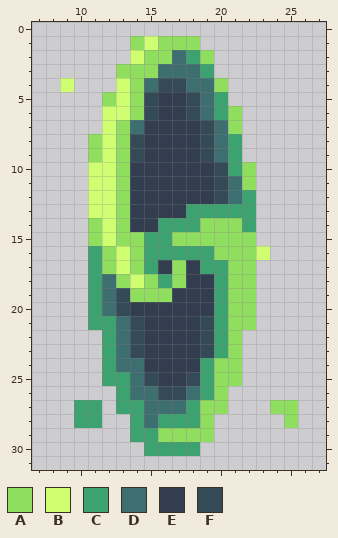
Two states of a pixel-art sprite, graphics/assets/portal/2.png. Above is the file before it was changed.
The file is 64x64 pixels, drawn in blocks of 2x2; one block is one cell here. Shown: x 7..27, y 0..31.
Palette (. is transparent): A #8fde5d  B #cfff70  C #3ca370  D #3d6e70  E #323e4f  F #354a57
The same view after the edit:
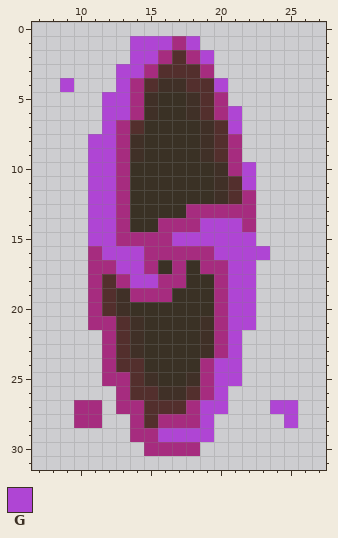
Colours new in this view: G #af45d4
Diff:
@@ palette @@
-C #3ca370
+C #a62c7f
-D #3d6e70
+D #532f2d
-E #323e4f
+E #3a3125
-F #354a57
+F #403027
@@ x 7..27 @@
  0 .....................
- 1 .......ABAAA.........
- 2 .......BAADCA........
- 3 ......AAADDDC........
- 4 ..B...BADFFDDA.......
- 5 .....ABAFEEFDC.......
- 6 .....BBAFEEFDCA......
- 7 .....BADEEEEFDA......
- 8 ....ABAFEEEEFDC......
- 9 ....ABAFEEEEFDC......
-10 ....BBAEEEEEEFCA.....
-11 ....BBAEEEEEEFDA.....
-12 ....BBAEEEEEEFDC.....
-13 ....BBAEEEECCCCC.....
-14 ....ABAEECCCAAAC.....
-15 ....ABAACCAAAAAA.....
-16 ....CABACCCCCAAAB....
-17 ....CABACEAECCAA.....
-18 ....CDABACAEECAA.....
-19 ....CDFAAAEEECAA.....
-20 ....CDFEEEEEECAA.....
-21 ....CCDFEEEEFCAA.....
-22 .....CDFEEEEFCA......
-23 .....CDFEEEEFCA......
-24 .....CDDEEEECAA......
-25 .....CCDFEEFCAA......
-26 ......CDDFFDCA.......
-27 ...CC.CCDDDCAA...AA..
-28 ...CC..CDCCCA.....A..
-29 .......CCAAAA........
+ 1 .......GGGCG.........
+ 2 .......GGCDCG........
+ 3 ......GGCDDDC........
+ 4 ..G...GCDFFDDG.......
+ 5 .....GGCFEEFDC.......
+ 6 .....GGCFEEFDCG......
+ 7 .....GCDEEEEFDG......
+ 8 ....GGCFEEEEFDC......
+ 9 ....GGCFEEEEFDC......
+10 ....GGCEEEEEEFCG.....
+11 ....GGCEEEEEEFDG.....
+12 ....GGCEEEEEEFDC.....
+13 ....GGCEEEECCCCC.....
+14 ....GGCEECCCGGGC.....
+15 ....GGCCCCGGGGGG.....
+16 ....CGGGCCCCCGGGG....
+17 ....CCGGCECECCGG.....
+18 ....CDCGGCCEECGG.....
+19 ....CDFCCCEEECGG.....
+20 ....CDFEEEEEECGG.....
+21 ....CCDFEEEEFCGG.....
+22 .....CDFEEEEFCG......
+23 .....CDFEEEEFCG......
+24 .....CDDEEEECGG......
+25 .....CCDFEEFCGG......
+26 ......CDDFFDCG.......
+27 ...CC.CCDDDCGG...GG..
+28 ...CC..CDCCCG.....G..
+29 .......CCGGGG........
 30 ........CCCC.........
